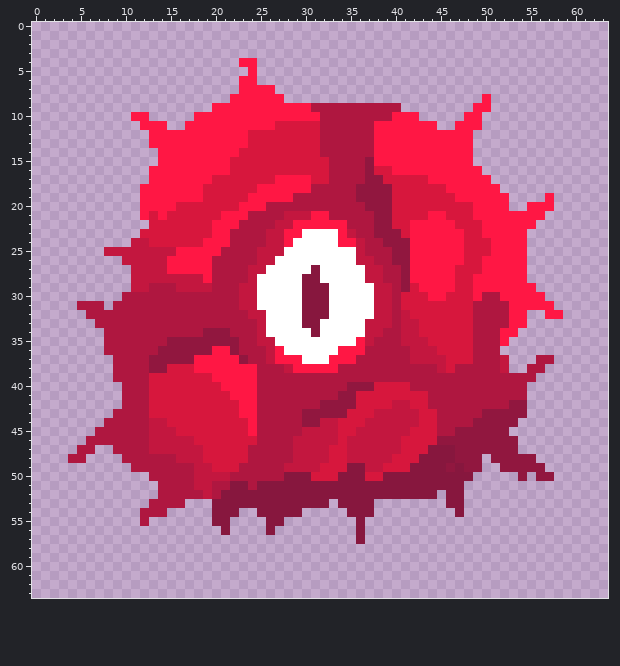
Pixel-art sprite -- sprites/units/mind-dominator.png. Above: the version before the commit.
The file is 64x64 pixels.
The result:
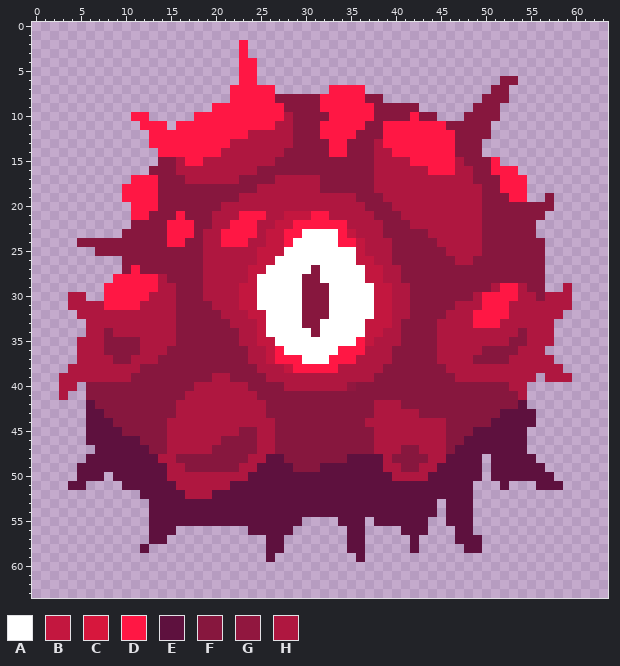
Palette (. is transparent): A #ffffff  B #c3173f  C #d7173d  D #ff1744  E #5e113e  F #87173e  G #91173f  H #af1740
Change:
Changed rows in their new state; - is an unchanged pixel.
first column x 3:
 2 --------------------D------------------------------------
 3 --------------------D------------------------------------
 5 --------------------D------------------------------------
 6 -------------------------------------------------FF------
 7 -------------------D----------DDDD--------------FF-------
 8 ------------------------FFFFFDDDDDFF-----------FFF-------
 9 -------------------------FFFFDDDDDDFFFFF------FFF--------
10 -------------------------HFFFFDDDDDFFFF-FF---FFFF--------
11 -------------D----------HHFFFDDDDDFF------DFFFFF---------
12 ---------------------HHHHHFFFDDDDFFF--------FFFF---------
13 -------------------HHHHHHHFFFFDDFFFH--------FFF----------
14 ------------------HHHHHHHFFFFFDDFFFHH-------FFF----------
15 -----------FFH--HHHHHHHHFFFFFFFFFFFHHHH-----HFFFD--------
16 ----------FFFHHHHHHHHHFFFFFFFFFFFFFHHHHHH---HHFFDDD------
17 --------DD-FFFHHHHHHFFFFHHHHHFFFFFFHHHHHHHHHHHFFFDDD-----
18 -------DD--FFFFFFFFFFFHHHHHH-FFFFFFHHHHHHHHHHHHFFDDD-----
19 -------DD--FFFFFFFFFHHHHHH-------FFFHHHHHHHHHHHFFFDD--F--
20 --------D--FFFFFFFHHHHH-----------FFFHHHHHHHHHHFFFFFFFF--
21 --------D-FFFDFFFHHH-DD------------FFFHHHHHHHHHFFFFFFF---
22 --------FFFFDDDFFHH-DD-------------HFFFHHHHHHHHFFFFFF----
23 -------FFFFFDDDFHH-DDD-------------HFFFFFHHHHHHFFFFFF----
24 --FFFFFFFFFFDDFFHH-DD---------------HFFFFFHHHHHFFFFFFF---
25 ----FFFFFFFFFFFFHH-------------------FFFFFFHHHHFFFFFFF---
26 -------FFFFFFFFFH--------------------FFFFFFFHHFFFFFFFF---
27 -------FDFFFFFFFH---------------------FFFFFFFFFFFFFFFF---
28 ------DDDDDHFFFFH---------------------FFFFFFFFFFFFFFFF---
29 -----DDDDDD--FFFH---------------------HFFFFFFFFFH--HFF--H
30 -HH--DDDDD---FFF----------------------HFFFFFFFHDD--HHFHHH
31 -H---DDDD----FFFF---------------------HFFFFFHH-DDDHHHHHHH
32 --H----------FFFFF--------------------HFFFFHHHDDDDHHHHHH-
33 ---H---------FFFFFF-------------------FFFFHHHHDDD-HHHHH--
34 ---HHF-------FFFFFFF------------------FFFFHHHH---HHFHHH--
35 --HHHFFFF---HFFFFFFF------------------FFFFHHHH---HFFHHH--
36 --HHHFFFF--HFFFFFFFFF----------------FFFFFHHHH-FFFFHHH---
37 --HHHHFF--HFFFFFFFFFF----------------FFFFFHHHHFFFFHHH----
38 -HHHHH---FFFFFFFFFFFFF--------------FFFFFFFH-----HHH--HH-
39 HHHHHH--FFFFFFFFFHHFFFF------------FFFFFFFFF----------HHH
40 HH-FFFFFFFFFFFFHHHHHHFFFF--------FFFFFFFFFFFFFFFFF-------
41 H--FFFFFFFFFFFHHHHHHHHFFFFFFFFFFFFFFFFFFFFFFFFFFFFF------
42 ---EFFFFFFFFFHHHHHHHHH-FFFFFFFFFFFFHHHFFFFFFFFFFFFFE-----
43 ---EEFFFFFFFFHHHHHHHHH-FFFFFFFFFFFFHHHHHFFFFFFFFFEEEE----
44 ---EEEFFFFFFHHHHHHHHHH--FFFFFFFFFFHHHHHHHH-FFFFFEEEEE----
45 ---EEEEFFFFFHHHHHHHHFF--FFFFFFFFFFFHHHHHHH-FFFEEEEEE-----
46 ---EEEEEEFFFHHHHHHFFFF--FFFFFFFFFFFHHHHHHHHFFEEEEEEE-----
47 --..EEEEEEFFHHHHHFFFFF--FFFFFFFFFFFHHHFFHHH-EEEEEEEE-----
48 -..EEEEEEEE--FFFFFFFF--EEFFFFFFFEEEEHFFF-HHEEEE-EEEEE----
49 --EEEEEEEEEE--FFFFFF--EEEEFFFEEEEEEEHHF-HHEEEEE-EEEEEE---
50 --EEE-EEEEEE---HHHH--EEEEEEEEEEEEEEEEHHHHEEEEEE-EEEEEEE--
51 -EE----EEEEEE--HH--EEEEEEEEEEEEEEEEEEEEEEEEEEE---E---EEE-
52 ---------EEEEE--HEEEEEEEEEEEEEEEEEEEEEEEEEEEEE-----------
53 ----------EEEEEEEEEEEEEEEEEEEEEEEEEEEEEEEE-EEE-----------
54 ---------.EEEEEEEEEEEEEEEEEEEEEEEEEEEEEEEE-EEE-----------
55 ---------.EEEEEEEEEEEEEEEEE----EEE-EEEEEE--EEE-----------
56 ----------EEE-----.--EEEEE------EE----EEE---EE-----------
57 ----------EE-----------EE-------EE-----E----EEE----------
58 ---------E-------------EE-------EE-----E-----EE----------
59 -----------------------E---------E-----------------------
